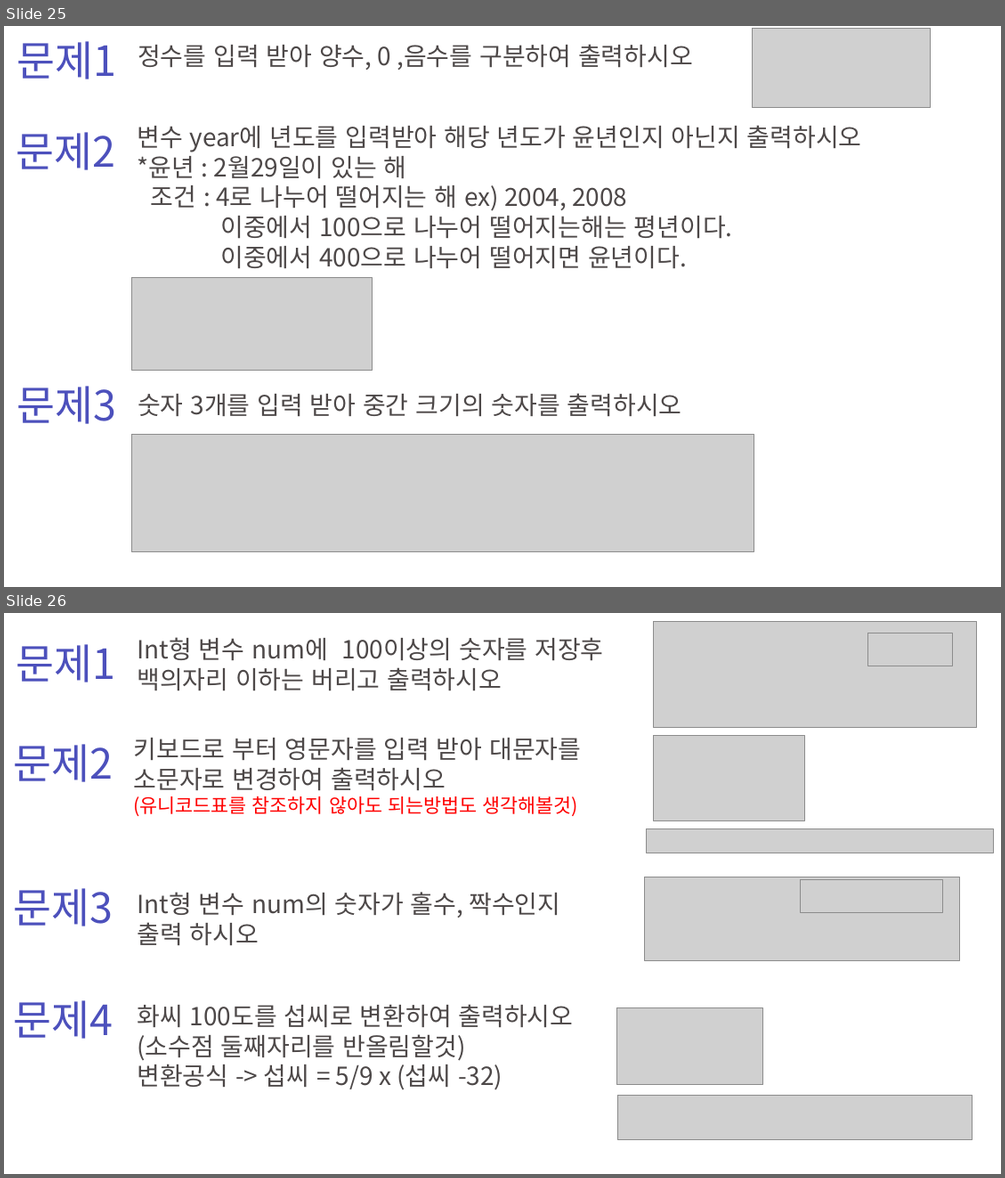
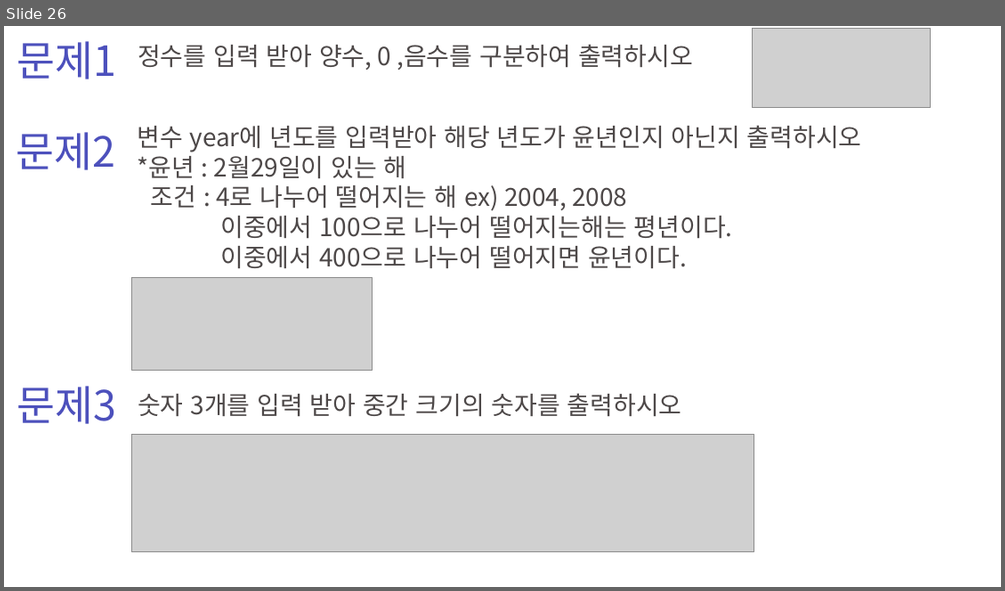
Before and after one commit to zest132/JavaLecture, a slide deck: JavaLecture/LectureFile/java 3강.pptx. Shown one above the other, each under a label of ours: slides 25 and 26 before the commit, slide 26 after it. The pictures are 1005x1178 and 1005x591 pixels, drawn with LibreOffice and Linux fonts; fonts in the diff are those of the drawing; grey boxes stand for pictures. Boxes give left, top, right and bottom in pixels: in the first picture for what was removed or moved away, otherwise in the second. Text is boxed around its words. In the diff, an @@ line names an element or a change of style, - is before the commit and + after.

```diff
--- a/JavaLecture/LectureFile/java 3강.pptx
+++ b/JavaLecture/LectureFile/java 3강.pptx
@@ slide 26 removed at box(4, 613, 1001, 1174), background #FFFFFF @@
@@ text removed at box(137, 637, 603, 690) @@
-Int형 변수 num에 100이상의 숫자를 저장후
-백의자리 이하는 버리고 출력하시오
@@ picture removed at box(653, 621, 976, 727) @@
@@ picture removed at box(867, 633, 952, 666) @@
@@ text removed at box(16, 644, 116, 682) @@
-문제1
@@ text removed at box(13, 744, 113, 782) @@
-문제2
@@ text removed at box(134, 738, 581, 816) @@
-키보드로 부터 영문자를 입력 받아 대문자를
-소문자로 변경하여 출력하시오
-(유니코드표를 참조하지 않아도 되는방법도 생각해볼것)
@@ picture removed at box(653, 735, 804, 820) @@
@@ picture removed at box(646, 828, 994, 852) @@
@@ picture removed at box(644, 876, 960, 960) @@
@@ text removed at box(13, 888, 113, 926) @@
-문제3
@@ text removed at box(137, 892, 560, 945) @@
-Int형 변수 num의 숫자가 홀수, 짝수인지
-출력 하시오
@@ picture removed at box(801, 880, 943, 913) @@
@@ text removed at box(13, 1000, 113, 1038) @@
-문제4
@@ text removed at box(137, 1004, 574, 1090) @@
-화씨 100도를 섭씨로 변환하여 출력하시오
-(소수점 둘째자리를 반올림할것)
-변환공식 -> 섭씨 = 5/9 x (섭씨 -32)
@@ picture removed at box(616, 1008, 762, 1084) @@
@@ picture removed at box(617, 1095, 972, 1139) @@
@@ what was slide 25 is now slide 26 @@
```
Also in this commit, not shown: 1 slide changed, 1 slide added, 6 other files.
